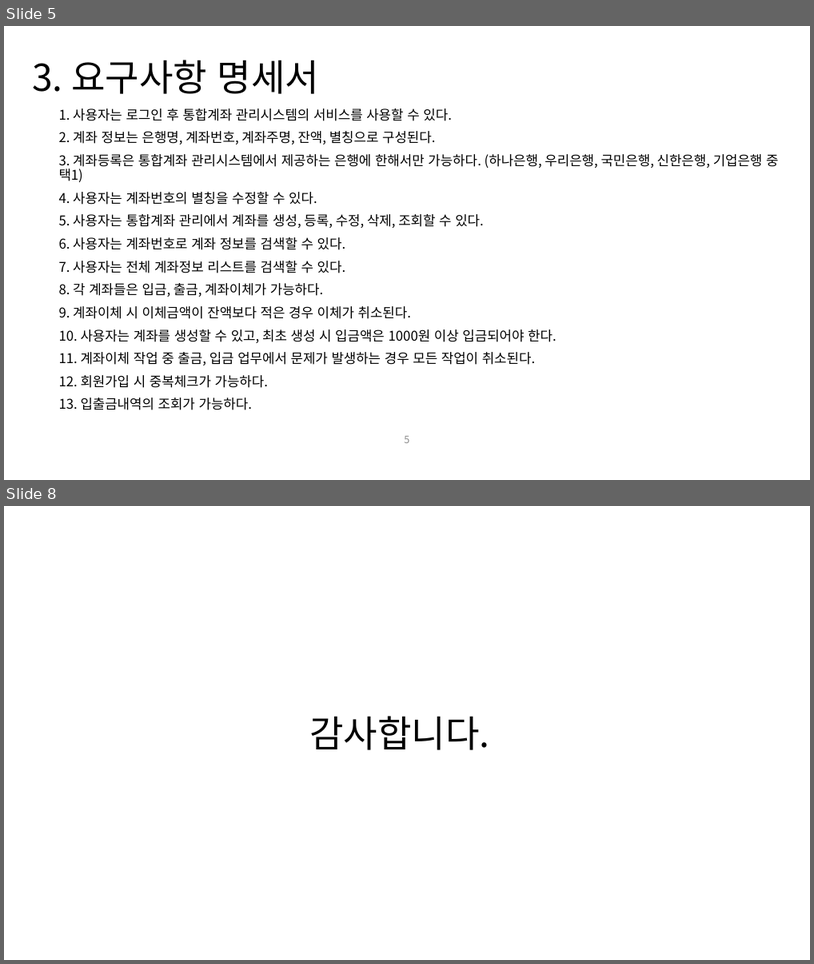
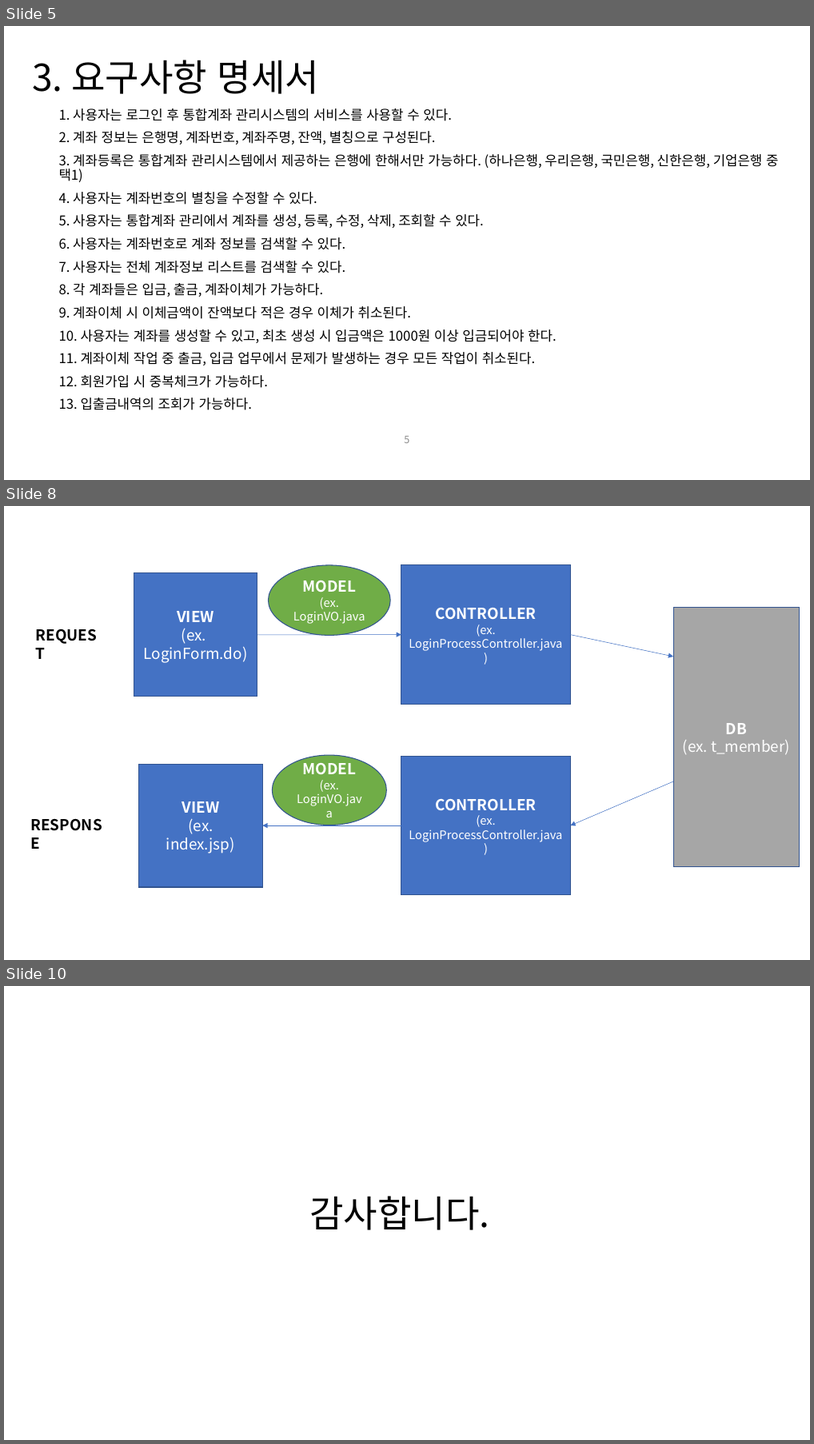
Before and after one commit to nacastle/kopo-MoneySalad, a slide deck: 머니샐러드_포트폴리오.pptx. Shown one above the other, each under a label of ours: slides 5 and 8 before the commit, slides 5, 8 and 10 after it; the slides between them are not shown. The pictures are 814x964 and 814x1444 pixels, drawn with LibreOffice and Linux fonts; fonts in the diff are those of the drawing. Boxes give left, top, right and bottom in pixels: in the first picture for what was removed or moved away, otherwise in the second. Text is boxed around its words. In the diff, an @@ line names an element or a change of style, - is before the commit and + after.

```diff
--- a/머니샐러드_포트폴리오.pptx
+++ b/머니샐러드_포트폴리오.pptx
@@ slide 8 added at [4, 506, 810, 960], background #FFFFFF @@
@@ rectangle added at [134, 573, 258, 696], fill #4472C4, outline #325491 1 pt, 18 pt, text #FFFFFF @@
+VIEW
+(ex. LoginForm.do)
@@ ellipse added at [268, 565, 390, 636], fill #70AD47, outline #325491 1 pt, 14 pt, text #FFFFFF @@
+MODEL
+(ex.
+LoginVO.java
@@ rectangle added at [402, 565, 571, 704], fill #4472C4, outline #325491 1 pt, 14 pt, text #FFFFFF @@
+CONTROLLER
+(ex. LoginProcessController.java)
@@ text added at [30, 623, 110, 647], 18 pt, text #000000, bold @@
+REQUEST
@@ rectangle added at [674, 608, 800, 867], fill #A6A6A6, outline #325491 1 pt, 18 pt, text #FFFFFF @@
+DB
+(ex. t_member)
@@ arrow added from (258, 635) to (402, 635), #4472C4 0.5 pt @@
@@ arrow added from (571, 635) to (674, 656), #4472C4 0.5 pt @@
@@ rectangle added at [139, 764, 263, 887], fill #4472C4, outline #325491 1 pt, 18 pt, text #FFFFFF @@
+VIEW
+(ex.
+index.jsp)
@@ ellipse added at [273, 756, 387, 825], fill #70AD47, outline #325491 1 pt, 14 pt, text #FFFFFF @@
+MODEL
+(ex.
+LoginVO.java
@@ rectangle added at [402, 756, 571, 894], fill #4472C4, outline #325491 1 pt, 14 pt, text #FFFFFF @@
+CONTROLLER
+(ex. LoginProcessController.java)
@@ arrow added from (674, 781) to (571, 825), #4472C4 0.5 pt @@
@@ text added at [25, 812, 114, 837], 18 pt, text #000000, bold @@
+RESPONSE
@@ arrow added from (402, 825) to (263, 825), #4472C4 0.5 pt @@
@@ what was slide 8 is now slide 10 @@
```
Also in this commit, not shown: 5 slides changed, 1 other slide added, 19 other files.
